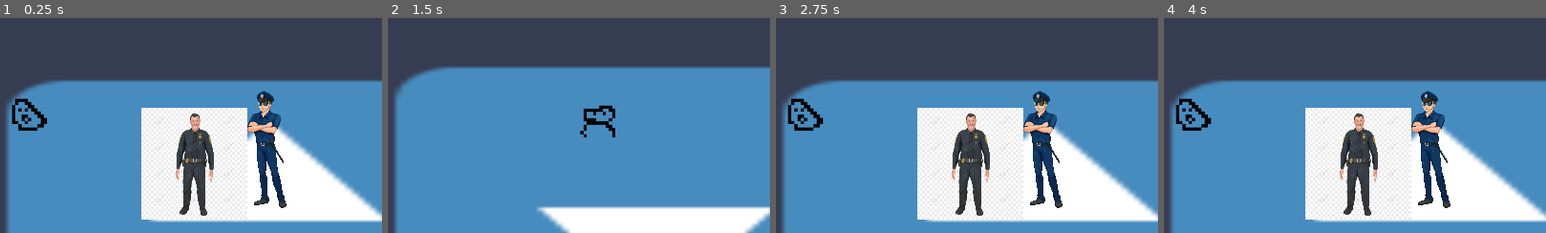
Above: before the commit, frames 1-4 (left to right).
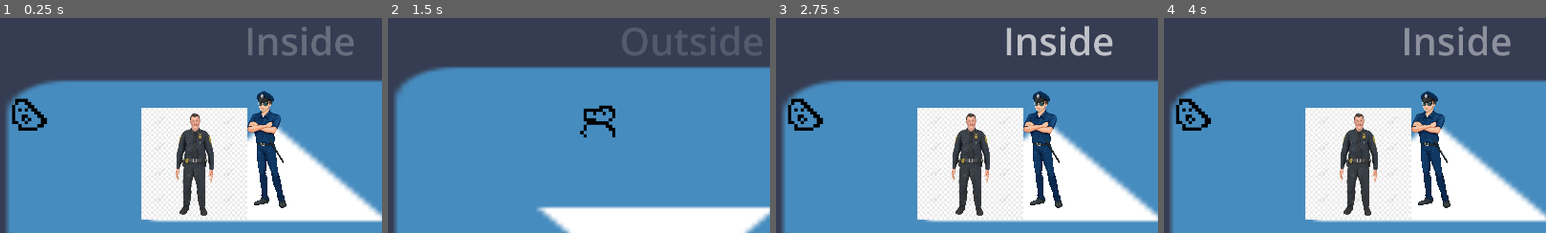
Above: after the commit, the same moments.

Repository: Nauviax/noirgame
Game: Godot game, scene res://scenes/main_scene.tscn
Two runs of this game, one before a commit and one after it. Both use one fixed random seed, a clock stepped at 60 frames per second and the inputs below. The engine's default icon, where the game draws it, is replaced by a stand-in: a white triangle on a blue panel in a dark square.
Inputs (mouse positions are % of the whole screen's width and height, from its top left):
- Up to frame 1 (0.25 s): no input
- Up to frame 2 (1.5 s): click (47, 93) at 0.5 s; click (53, 93) at 1.27 s
- Up to frame 3 (2.75 s): click (47, 93) at 2 s
- Up to frame 4 (4 s): click (53, 93) at 2.77 s; click (47, 93) at 3.5 s
The pictures show only the part of the screen within x 15-65%, y 4-54%; the shares and areas given below are measured in that part.

The runs differ from the first frame. In frame 1, 1.4% of the frame differs, in the area x 65-93%, y 4-18%; in frame 2, 1.5%; in frame 3, 1.5%, in the area x 60-89%, y 3-18%; in frame 4, 1.4%.

Commit message:
Scrolling text for locations

Diff:
--- a/scenes/locations/inside_location.tscn
+++ b/scenes/locations/inside_location.tscn
@@ -6,7 +6,7 @@
 [ext_resource type="PackedScene" uid="uid://dglf20iwoa2m6" path="res://Character/Character1/character1.tscn" id="4_ol0hn"]
 [ext_resource type="PackedScene" uid="uid://byb1isfrym7sm" path="res://scenes/police_officer/police_officer_container.tscn" id="5_oujxf"]
 
-[node name="BaseLocation" instance=ExtResource("1_oshgo")]
+[node name="BaseLocation2" instance=ExtResource("1_oshgo")]
 location_name = "Inside"
 location_icon = ExtResource("2_8owp1")
 
--- a/scenes/locations/outside_location.tscn
+++ b/scenes/locations/outside_location.tscn
@@ -5,7 +5,7 @@
 [ext_resource type="Texture2D" uid="uid://bbmyacmxyi05t" path="res://icon.svg" id="2_rxwbp"]
 
 [node name="BaseLocation" instance=ExtResource("1_gxxq4")]
-location_name = "Inside"
+location_name = "Outside"
 location_icon = ExtResource("2_43n25")
 
 [node name="Background" parent="." index="0"]
--- a/scenes/main_scene.gd
+++ b/scenes/main_scene.gd
@@ -10,6 +10,9 @@
 
 ## Reference to location button scene, to populate UI with options.
 @export var location_button: PackedScene
+
+## Reference to location title scene, to display when a location is loaded.
+@export var location_title: PackedScene
 
 ## Location selector UI element, to add children to.
 @export var location_selector: Control
@@ -36,3 +39,6 @@
 		remove_child(current_location)
 	current_location = new_location
 	add_child(current_location)
+	var title: LocationTitle = location_title.instantiate()
+	title.set_text(new_location.location_name)
+	add_child(title) # Will remove itself.
--- a/scenes/main_scene.tscn
+++ b/scenes/main_scene.tscn
@@ -1,10 +1,11 @@
-[gd_scene load_steps=7 format=3 uid="uid://ciqo7jrq2itxu"]
+[gd_scene load_steps=8 format=3 uid="uid://ciqo7jrq2itxu"]
 
 [ext_resource type="Script" path="res://scenes/main_scene.gd" id="1_41gje"]
 [ext_resource type="PackedScene" uid="uid://c7witf3tlm7tb" path="res://scenes/locations/inside_location.tscn" id="2_w55ox"]
 [ext_resource type="PackedScene" uid="uid://c34eynjqtbvev" path="res://scenes/locations/outside_location.tscn" id="3_al1ud"]
 [ext_resource type="PackedScene" uid="uid://bei0eo100huqm" path="res://ui/location_selector/location_button.tscn" id="4_kf4gn"]
 [ext_resource type="Texture2D" uid="uid://cls05x38txqwe" path="res://ui/ui_sprites/BasicToolbar.png" id="5_b7xis"]
+[ext_resource type="PackedScene" uid="uid://3e8l22ivr6b0" path="res://ui/location_title/location_title.tscn" id="5_v70xg"]
 
 [sub_resource type="StyleBoxEmpty" id="StyleBoxEmpty_riku2"]
 
@@ -12,6 +13,7 @@
 script = ExtResource("1_41gje")
 locations_unloaded = Array[PackedScene]([ExtResource("2_w55ox"), ExtResource("3_al1ud")])
 location_button = ExtResource("4_kf4gn")
+location_title = ExtResource("5_v70xg")
 location_selector = NodePath("UI/LevelSelectToolbar/LevelSelect")
 
 [node name="Camera2D" type="Camera2D" parent="."]
@@ -40,4 +42,4 @@
 size_flags_vertical = 8
 
 [connection signal="pressed" from="UI/LevelSelectToolbar/LevelSelect/LocationButton" to="UI/LevelSelectToolbar/LevelSelect/LocationButton" method="_on_pressed"]
-[connection signal="pressed" from="UI/LevelSelectToolbar/LevelSelect/@TextureButton@79238" to="UI/LevelSelectToolbar/LevelSelect/@TextureButton@79238" method="_on_pressed"]
+[connection signal="pressed" from="UI/LevelSelectToolbar/LevelSelect/@TextureButton@17246" to="UI/LevelSelectToolbar/LevelSelect/@TextureButton@17246" method="_on_pressed"]
--- /dev/null
+++ b/ui/location_title/location_title.gd
@@ -0,0 +1,41 @@
+extends Node2D
+class_name LocationTitle
+
+## Animation parameters
+var dist_from_top: float = 100
+var spawn_x_offset: float = 100 # Offset from screen center.
+var duration: float = 1 # Time between spawn and pause, then pause and exit.
+var center_pause_delay: float = 2 # Time standing still in the center.
+
+## Animation state. 0 = fade in, 1 = pause, 2 = fade out.
+var state: int = 0
+
+## Onready, set opacity to 0 and position to screen center.
+func _ready():
+	modulate.a = 0
+	print(get_viewport_rect().size.x)
+	position = Vector2(get_viewport_rect().size.x / 2 + spawn_x_offset, dist_from_top)
+	print(position)
+
+## Set label text.
+func set_text(text: String):
+	$Label.text = text
+
+## Travel across the screen right to left, fading in then out.
+func _process(delta):
+	match state:
+		0:
+			position.x -= spawn_x_offset * delta / duration
+			modulate.a += delta / duration
+			if modulate.a >= 1:
+				state = 1
+				modulate.a = 1
+		1:
+			center_pause_delay -= delta # Hacky, but avoids using a timer.
+			if center_pause_delay <= 0:
+				state = 2
+		2:
+			position.x -= spawn_x_offset * delta / duration
+			modulate.a -= delta / duration
+			if modulate.a <= 0:
+				queue_free()
--- /dev/null
+++ b/ui/location_title/location_title.tscn
@@ -0,0 +1,25 @@
+[gd_scene load_steps=3 format=3 uid="uid://3e8l22ivr6b0"]
+
+[ext_resource type="Script" path="res://ui/location_title/location_title.gd" id="1_h5lb1"]
+
+[sub_resource type="LabelSettings" id="LabelSettings_wnai5"]
+font_size = 96
+
+[node name="LocationTitle" type="Node2D"]
+script = ExtResource("1_h5lb1")
+
+[node name="Label" type="Label" parent="."]
+anchors_preset = 8
+anchor_left = 0.5
+anchor_top = 0.5
+anchor_right = 0.5
+anchor_bottom = 0.5
+offset_left = -495.0
+offset_top = -66.0
+offset_right = 495.0
+offset_bottom = 66.0
+grow_horizontal = 2
+grow_vertical = 2
+text = "Sample Text"
+label_settings = SubResource("LabelSettings_wnai5")
+horizontal_alignment = 1
